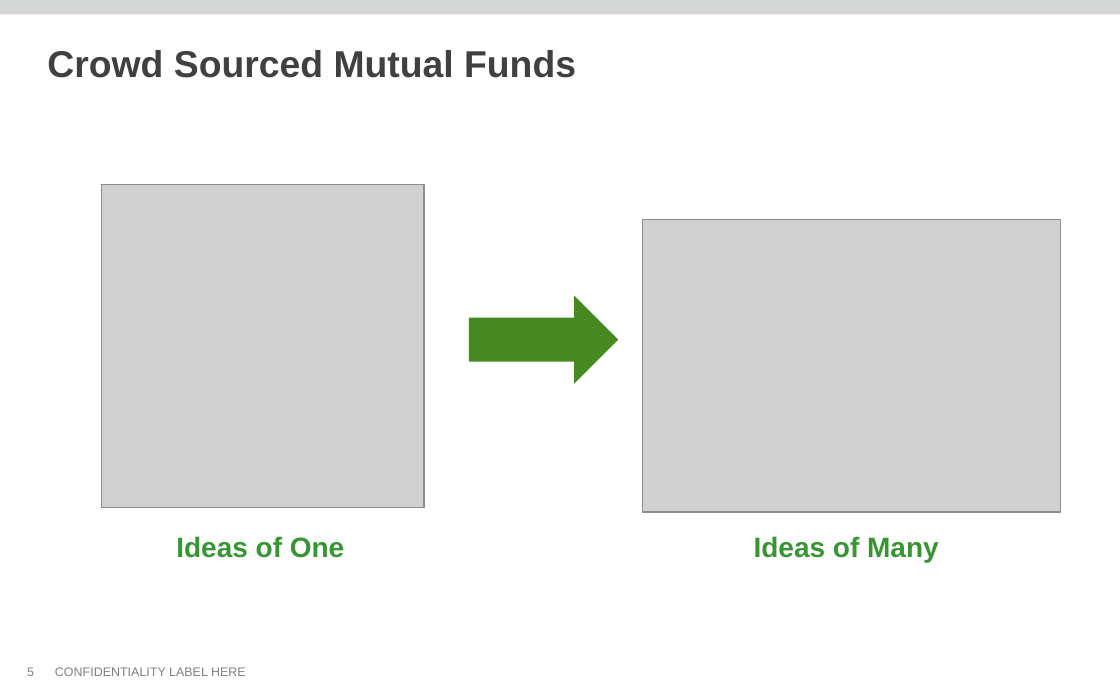
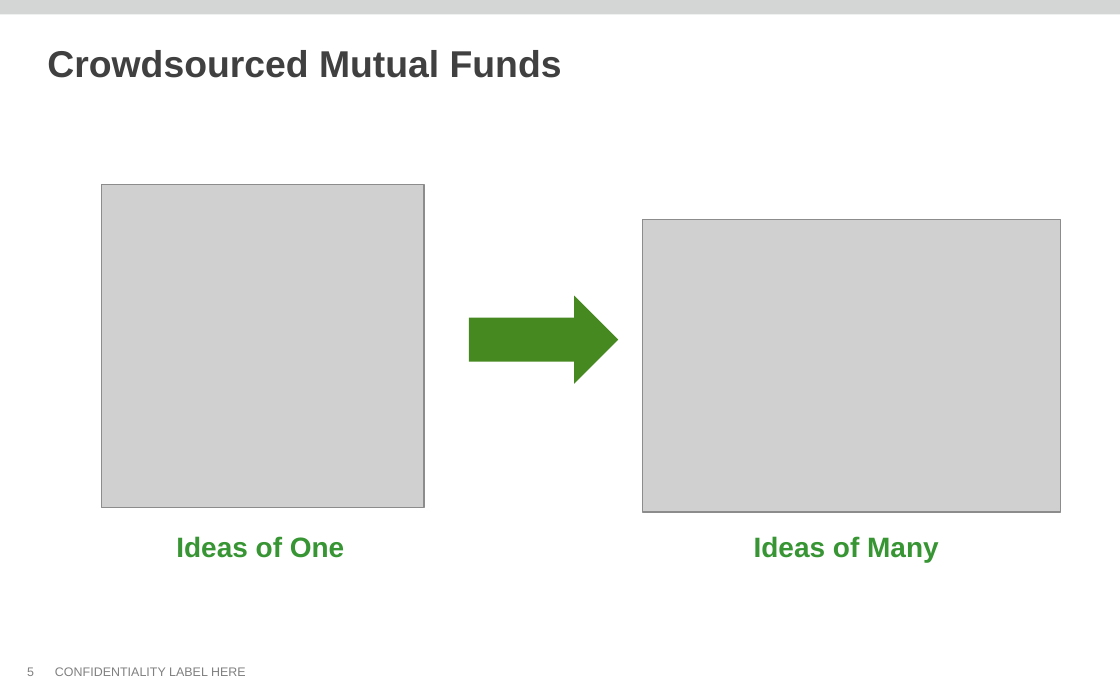
Before and after one commit to thomas-pontikes/greenhouse, a slide deck: slide 5 of CMF.pptx. Drawn at 1120x700 pixels with LibreOffice and Linux fonts; fonts in the diff are those of the drawing; grey boxes stand for pictures; background and template pictures are left out. Boxes give left, top, right and bottom in pixels: in the first picture for what was removed or moved away, otherwise in the second. Text is boxed around its words. In the diff, an @@ line names an element or a change of style, - is before the commit and + after.

```diff
--- a/CMF.pptx
+++ b/CMF.pptx
@@ title at <box>47,50,562,78</box>: text changed @@
-Crowd Sourced Mutual Funds
+Crowdsourced Mutual Funds
```
Also in this commit, not shown: 8 other slides changed, 1 slide added, 1 slide removed.
